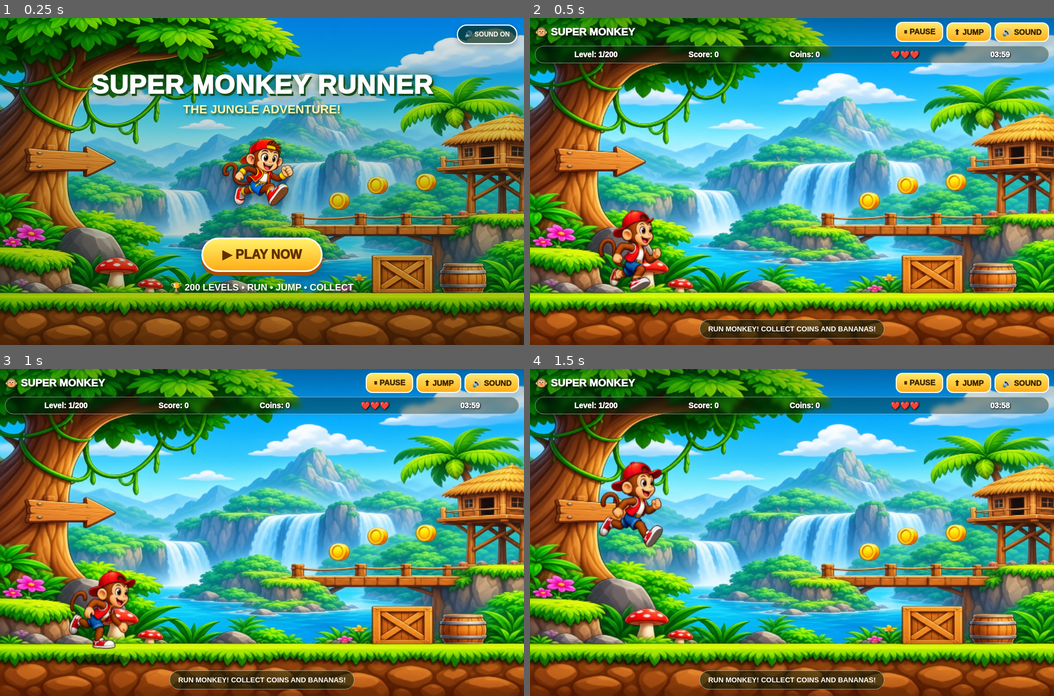
Above: before the commit, frames 1-4 (two rows, left to right).
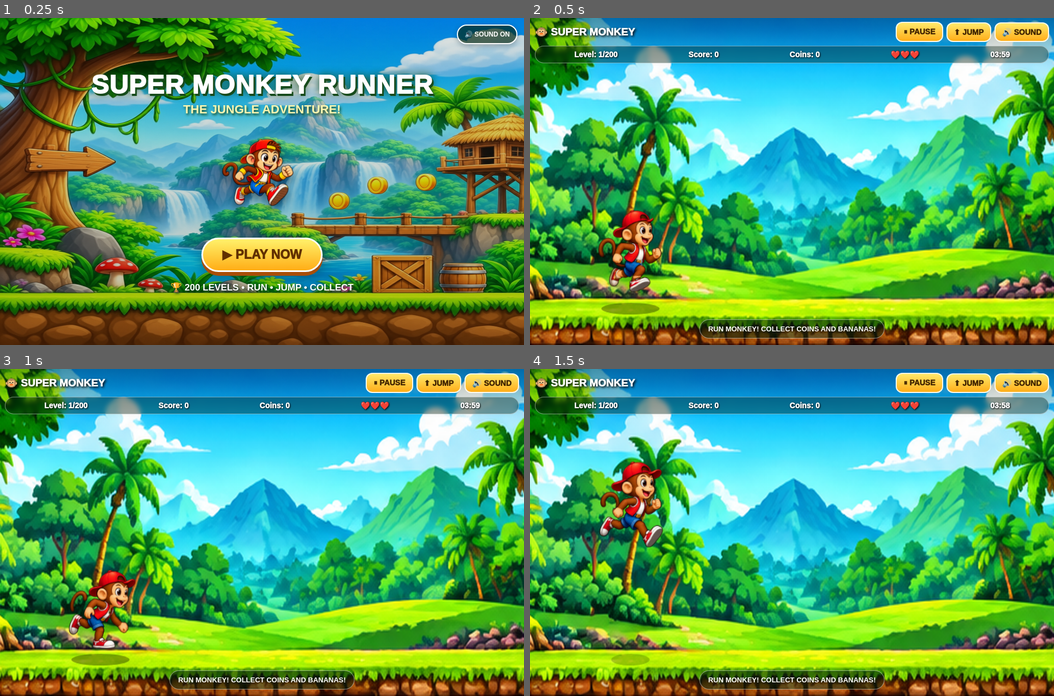
Above: after the commit, the same moments.

Repository: hingoros572/SuperRunnerGame
Game: browser game, page app/src/main/assets/index.html
The game is run twice, just before and just after one commit, with the same random seed, the same clock (stepped at 60 frames per second) and the same inputs.
Inputs:
- Up to frame 1 (0.25 s): no input
- Up to frame 2 (0.5 s): click "▶ PLAY NOW" at 0.27 s
- Up to frame 3 (1 s): no input
- Up to frame 4 (1.5 s): hold Left from 1.03 s (still down); tap Space at 1.1 s

Frame 1 is identical in both runs. In frame 2, 87% of the frame differs, in the area x 0-100%, y 0-100%; in frame 3, 87%; in frame 4, 87%.

Commit message:
Add level backgrounds and banana health counter

Diff:
--- a/app/src/main/assets/index.html
+++ b/app/src/main/assets/index.html
@@ -401,6 +401,21 @@
   draw();
 };
 
+/* NEW LEVEL BACKGROUND IMAGES */
+
+const levelBackgrounds = [];
+
+for (let i = 1; i <= 8; i++) {
+  const image = new Image();
+  image.src = "bg" + i + ".png";
+
+  image.onload = () => {
+    draw();
+  };
+
+  levelBackgrounds.push(image);
+}
+
 /* NEW VICTORY ANIMATION IMAGE */
 
 const victoryImage = new Image();
@@ -426,6 +441,9 @@
 let coins = 0;
 let lives = 3;
 let timeLeft = 240;
+
+/* NEW BANANA HEALTH COUNTER */
+let bananasCollected = 0;
 
 let lastTime = 0;
 let animationTime = 0;
@@ -508,6 +526,9 @@
   lives = 3;
   timeLeft = levelDuration(level);
 
+  /* RESET BANANA COUNTER */
+  bananasCollected = 0;
+
   obstacles = [];
   treasures = [];
 
@@ -574,6 +595,24 @@
 });
 
 function drawBackground() {
+
+  /* SELECT BACKGROUND FOR CURRENT LEVEL */
+  let selectedBackground = null;
+
+  if (running || victoryActive) {
+    const backgroundIndex = Math.floor((level - 1) / 25);
+    selectedBackground = levelBackgrounds[backgroundIndex];
+  }
+
+  /* DRAW LEVEL BACKGROUND IF LOADED */
+  if (selectedBackground && selectedBackground.complete &&
+      selectedBackground.naturalWidth > 0) {
+
+    ctx.drawImage(selectedBackground, 0, 0, 900, 450);
+    return;
+  }
+
+  /* ORIGINAL JUNGLE BACKGROUND FALLBACK */
   if (bgLoaded) {
     ctx.drawImage(bgImage, 0, 0, 900, 450);
     return;
@@ -873,6 +912,15 @@
       } else {
         score+=50;
         playSound("coin");
+
+        /* NEW: EVERY 10 BANANAS GIVE 1 HEALTH */
+        bananasCollected++;
+
+        if(bananasCollected % 10 === 0 && lives < 3) {
+          lives++;
+          document.getElementById("message").textContent =
+            "❤️ 10 BANANAS! EXTRA HEALTH!";
+        }
       }
 
       treasures.splice(i,1);
